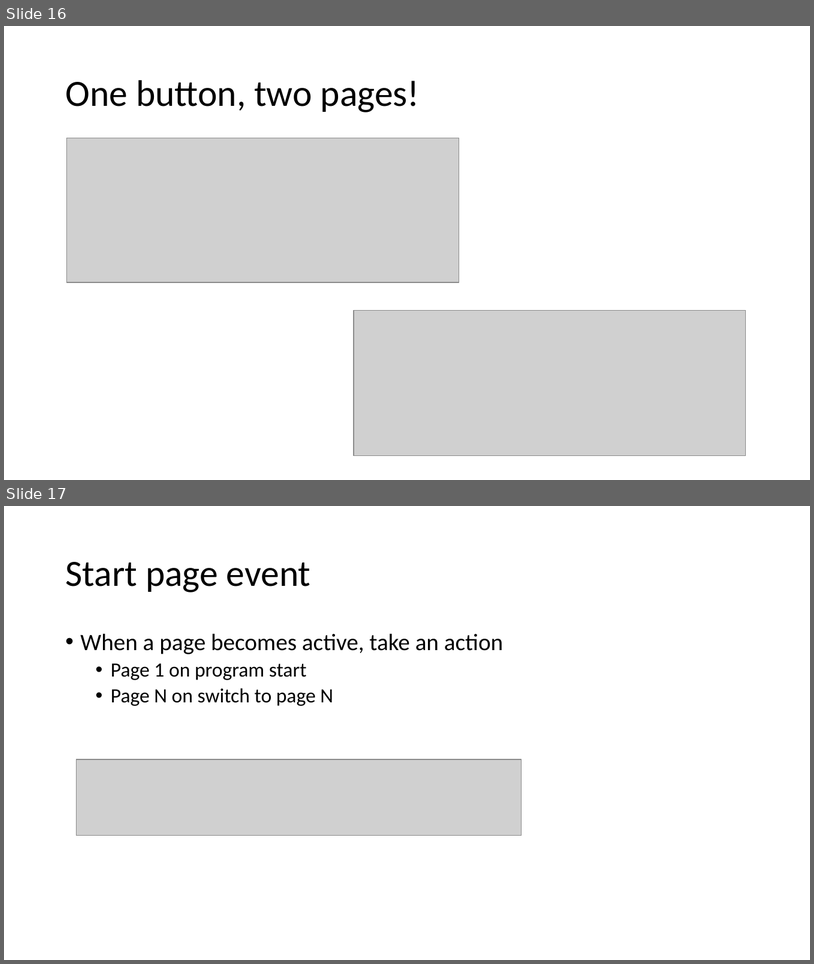
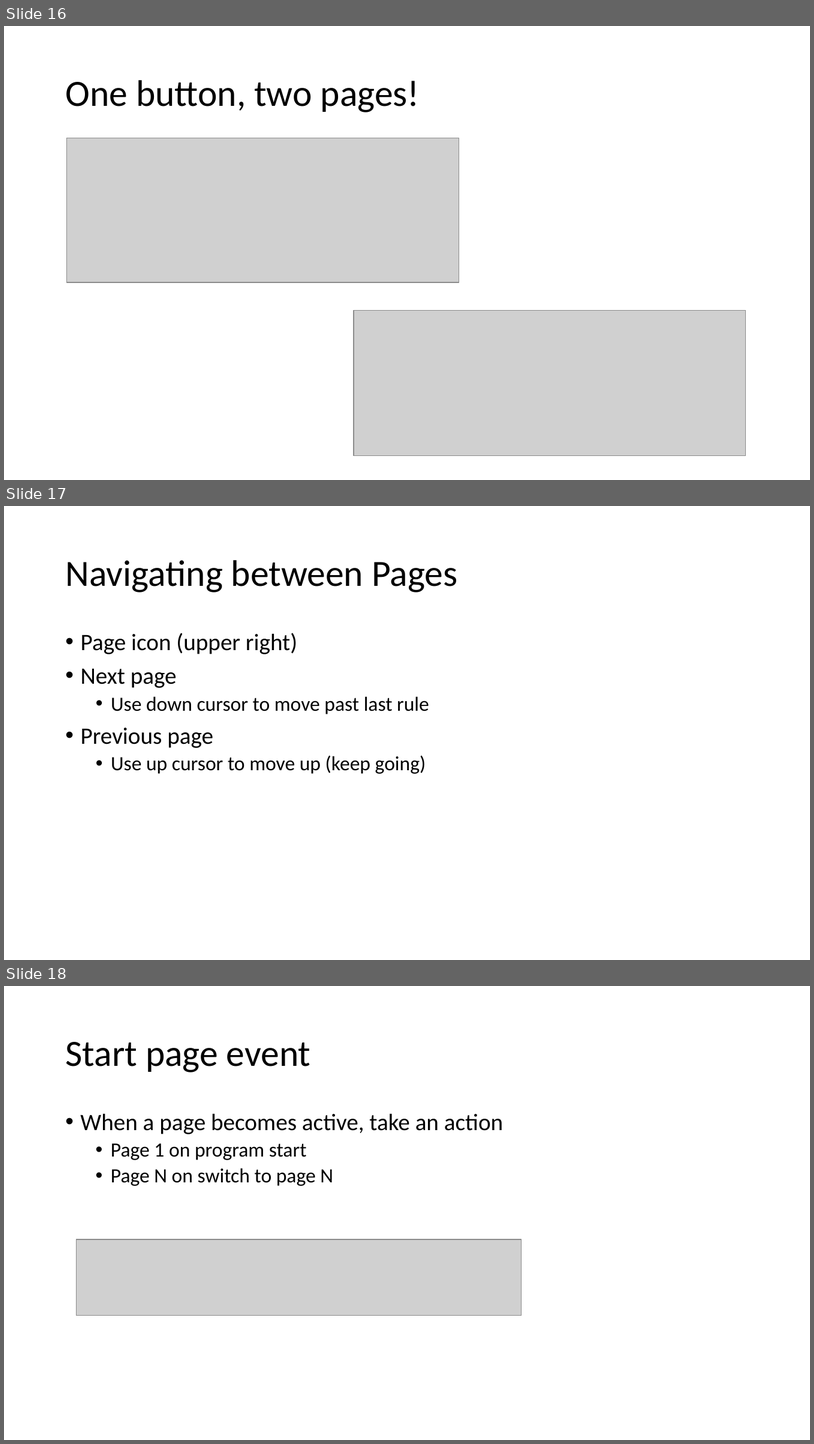
Before and after one commit to microsoft/microcode, a slide deck: docs/ppt/MicroCode101.pptx. Shown one above the other, each under a label of ours: slides 16 and 17 before the commit, slides 16, 17 and 18 after it. The pictures are 814x964 and 814x1444 pixels, drawn with LibreOffice and Linux fonts; fonts in the diff are those of the drawing; grey boxes stand for pictures. Boxes give left, top, right and bottom in pixels: in the first picture for what was removed or moved away, otherwise in the second. Text is boxed around its words. In the diff, an @@ line names an element or a change of style, - is before the commit and + after.

```diff
--- a/docs/ppt/MicroCode101.pptx
+++ b/docs/ppt/MicroCode101.pptx
@@ slide 17 added at (x1=4, y1=506, x2=810, y2=960), background #FFFFFF @@
@@ title added at (x1=65, y1=560, x2=458, y2=592), 44 pt, text #000000 @@
+Navigating between Pages
@@ text added at (x1=81, y1=633, x2=429, y2=774), 24 pt, text #000000 @@
+• Page icon (upper right)
+• Next page
+  • Use down cursor to move past last rule
+• Previous page
+  • Use up cursor to move up (keep going)
@@ what was slide 17 is now slide 18 @@
```
Also in this commit, not shown: 2 slides changed, 3 other slides added, 5 other files.
